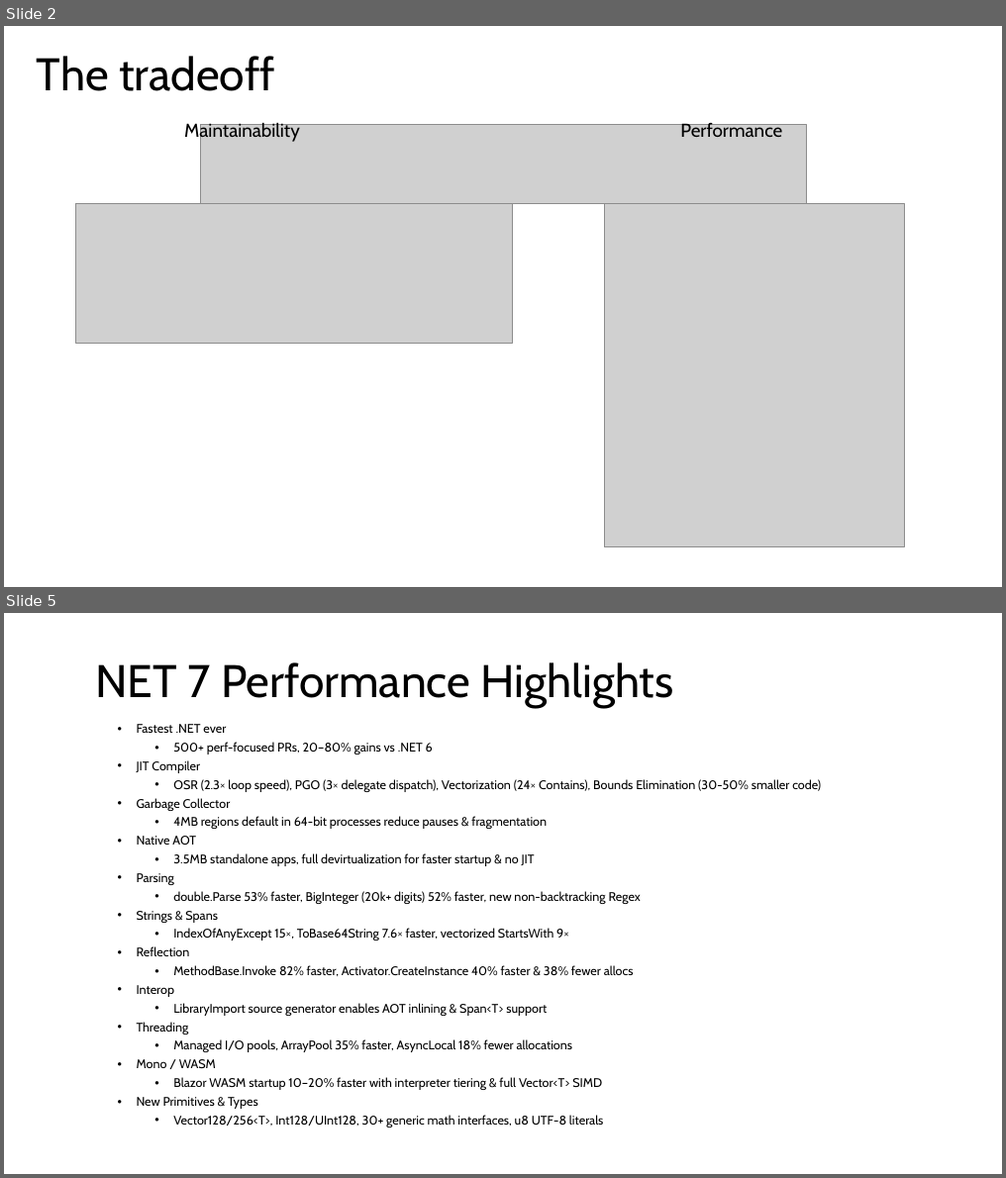
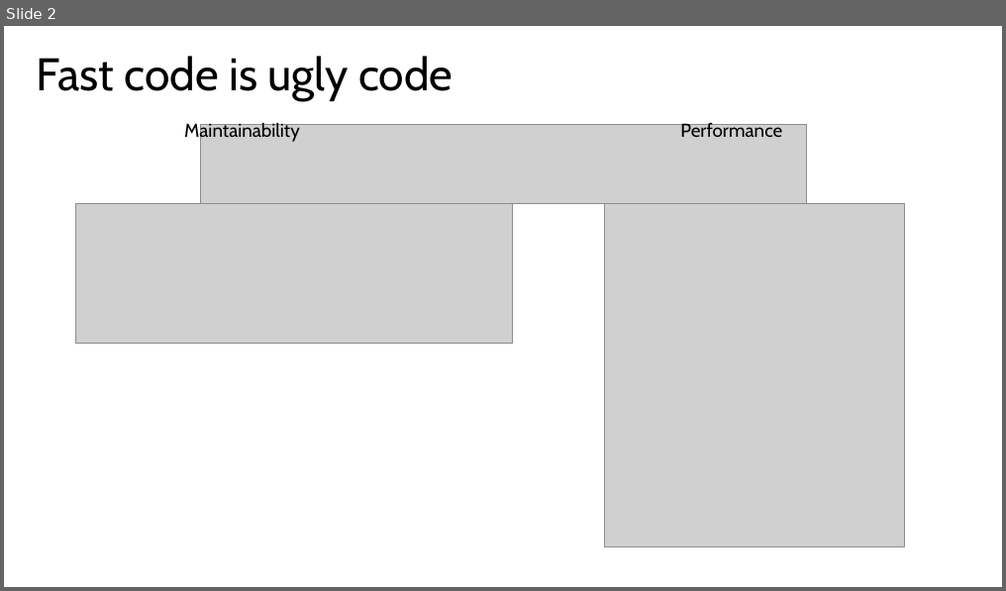
Before and after one commit to jeanhibbert/PerfDemo, a slide deck: PerfDemo.pptx. Shown one above the other, each under a label of ours: slides 2 and 5 before the commit, slide 2 after it; the slides between them are not shown. The pictures are 1006x1178 and 1006x591 pixels, drawn with LibreOffice and Linux fonts; fonts in the diff are those of the drawing; grey boxes stand for pictures. Boxes give left, top, right and bottom in pixels: in the first picture for what was removed or moved away, otherwise in the second. Text is boxed around its words. In the diff, an @@ line names an element or a change of style, - is before the commit and + after.

```diff
--- a/PerfDemo.pptx
+++ b/PerfDemo.pptx
@@ slide 5 removed at box(4, 613, 1002, 1174), background #FFFFFF @@
@@ title removed at box(95, 663, 674, 708) @@
-NET 7 Performance Highlights
@@ text removed at box(137, 724, 821, 1128) @@
-  • Fastest .NET ever
-    • 500+ perf-focused PRs, 20–80% gains vs .NET 6
-  • JIT Compiler
-    • OSR (2.3× loop speed), PGO (3× delegate dispatch), Vectorization (24× Contains), Bounds Elimination (30-50% smaller code)
-  • Garbage Collector
-    • 4MB regions default in 64-bit processes reduce pauses & fragmentation
-  • Native AOT
-    • 3.5MB standalone apps, full devirtualization for faster startup & no JIT
-  • Parsing
-    • double.Parse 53% faster, BigInteger (20k+ digits) 52% faster, new non-backtracking Regex
-  • Strings & Spans
-    • IndexOfAnyExcept 15×, ToBase64String 7.6× faster, vectorized StartsWith 9×
-  • Reflection
-    • MethodBase.Invoke 82% faster, Activator.CreateInstance 40% faster & 38% fewer allocs
-  • Interop
-    • LibraryImport source generator enables AOT inlining & Span<T> support
-  • Threading
-    • Managed I/O pools, ArrayPool 35% faster, AsyncLocal 18% fewer allocations
-  • Mono / WASM
-    • Blazor WASM startup 10–20% faster with interpreter tiering & full Vector<T> SIMD
-  • New Primitives & Types
-    • Vector128/256<T>, Int128/UInt128, 30+ generic math interfaces, u8 UTF-8 literals
@@ slide 2 changed as well @@
@@ title at box(37, 56, 452, 101): text changed @@
-The tradeoff
+Fast code is ugly code
```
Also in this commit, not shown: 3 other slides changed, 6 slides added, 3 other slides removed, 36 other files.
